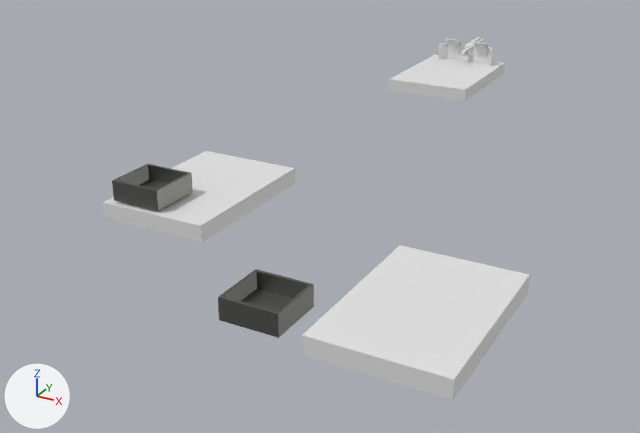
A saved change to the Blender file Blender/Engine1.blend.
Both versions are drawn from a 50 mm camera at (2.42, -6.51, 1.85) aimed at (-0.02, -2.07, -0.37). Every picture has the same lights, and +X, +Y and +Z are marked at lower left.

Script lines for the objects in view, before the commit:
```python
ob_assembler1 = bpy.data.objects.new('Assembler1', me_gear)
ob_assembler1.location = (0.147, -0.375, 0.116)
ob_container1 = bpy.data.objects.new('Container1', me_cube)
ob_container1.location = (0.539, -4.01, 0.0)
ob_container1_001 = bpy.data.objects.new('Container1.001', me_cube_007)
ob_container1_001.location = (-0.515, -3.417, 0.103)
ob_cube = bpy.data.objects.new('Cube', me_cube_001)
ob_cube.location = (0.0, 0.0, 0.0)
ob_engine1base = bpy.data.objects.new('Engine1Base', me_cube_005)
ob_engine1base.location = (1.271, -3.548, 0.0)
ob_engine1base_001 = bpy.data.objects.new('Engine1Base.001', me_cube_006)
ob_engine1base_001.location = (-0.267, -2.913, 0.0)
ob_engine1base_002 = bpy.data.objects.new('Engine1Base.002', me_cube_008)
ob_engine1base_002.location = (0.0, 0.0, 0.0)
```
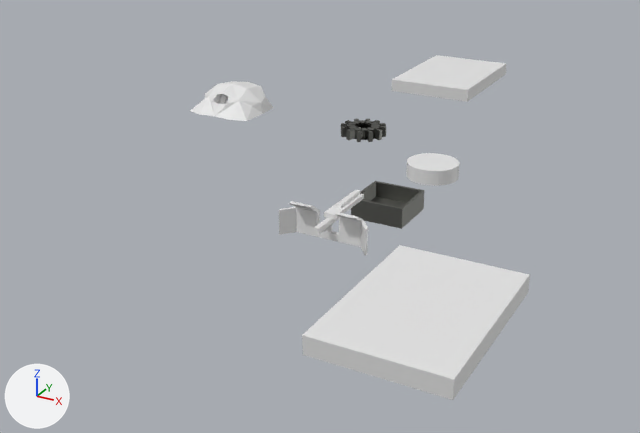
Edits to the bpy script that builds the scene:
```text
Change me_cube:
    where me_cube.from_pydata(...)  # 16 vertices, 14 faces; spans x -0.003..0.282, y 0.071..0.355, z 0.0..0.107
    used by ob_container1; location = (0.539, -4.01, 0.0)
    me_cube part 1: the whole mesh is moved by (-0.139, -0.213, 0.0)
Change me_cube_001:
    where me_cube_001.from_pydata(...)  # 120 vertices, 118 faces; spans x -0.216..0.236, y 0.268..0.685, z 0.091..0.266
    used by ob_cube; location = (0.0, 0.0, 0.0)
    me_cube_001 part 2: the whole mesh is moved by (-0.107, -0.417, -0.087)
Add me_cylinder:
    me_cylinder.from_pydata(...)  # a 32-sided cylinder along z spanning x -1.0..1.0, y -1.0..1.0, z 0.0..0.58
Add me_cube_004:
    me_cube_004.from_pydata(...)  # 34 vertices, 23 faces, 2 loose edges; spans x -0.009..0.237, y -0.212..0.212, z -0.016..0.165
Change ob_container1:
    ob_container1.location: (0.539, -4.01, 0.0) -> (0.679, -2.608, 0.0)
Change ob_assembler1:
    remove ob_assembler1.hide_set(True)
Remove ob_engine1base_001:
    ob_engine1base_001 = bpy.data.objects.new('Engine1Base.001', me_cube_006)
    ob_engine1base_001.location = (-0.267, -2.913, 0.0)
Remove ob_container1_001:
    ob_container1_001 = bpy.data.objects.new('Container1.001', me_cube_007)
    ob_container1_001.location = (-0.515, -3.417, 0.103)
Change ob_engine1base_002:
    ob_engine1base_002.location: (0.0, 0.0, 0.0) -> (0.02, 0.019, 0.0)
Change ob_cube:
    ob_cube.location: (0.0, 0.0, 0.0) -> (0.748, -3.172, 0.087)
Add ob_cylinder:
    ob_cylinder = bpy.data.objects.new('Cylinder', me_cylinder)
    ob_cylinder.location = (0.679, -1.994, 0.002)
    ob_cylinder.scale = (0.15, 0.15, 0.15)
Add ob_cube_001:
    ob_cube_001 = bpy.data.objects.new('Cube.001', me_cube_004)
    ob_cube_001.location = (-0.823, -1.805, 0.148)
    _m = ob_cube_001.modifiers.new('Mirror', 'MIRROR')
```

What differs and where, as boxes (x1, y1, x2, y2) in the pictures (640 x 433 px):
'Engine1Base.001', deleted
    before: (103, 151, 295, 242)
'Container1', moved
    before: (218, 269, 314, 338)
    after: (351, 181, 425, 229)
'Cube', moved
    before: (438, 37, 493, 66)
    after: (279, 190, 368, 255)
'Engine1Base.002', moved
    before: (389, 55, 504, 101)
    after: (392, 55, 506, 102)
'Container1.001', deleted
    before: (112, 164, 193, 211)
'Cube.001', added
    after: (190, 81, 274, 121)
'Cylinder', added
    after: (406, 153, 460, 186)
'Assembler1', shown
    after: (341, 119, 386, 142)
